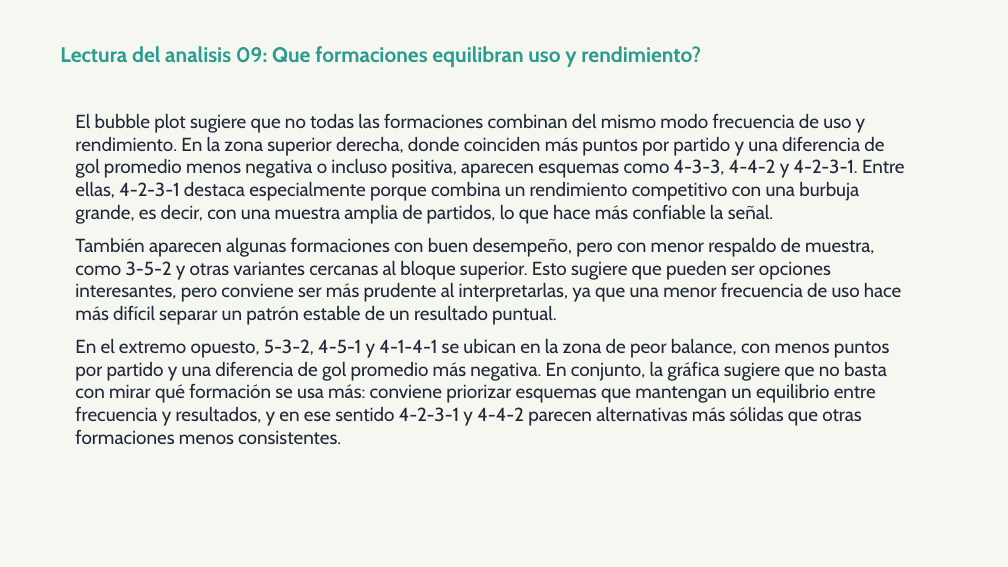
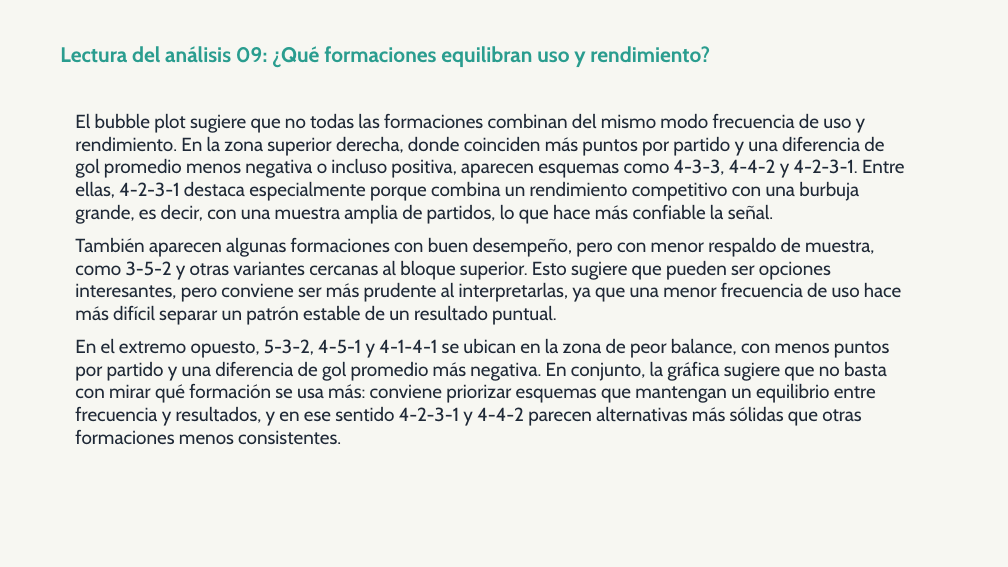
Before and after one commit to OssianV/Proyecto_analisis_soccer_europeo, a slide deck: slide 19 of OUTPUTS/presentacion_final.pptx. Drawn at 1008x567 pixels with LibreOffice and Linux fonts; fonts in the diff are those of the drawing. Boxes give left, top, right and bottom in pixels: in the first picture for what was removed or moved away, otherwise in the second. Text is boxed around its words. In the diff, an @@ line names an element or a change of style, - is before the commit and + after.

Commit message:
Minor changes y analisis correctos en la presentacion creada

```diff
--- a/OUTPUTS/presentacion_final.pptx
+++ b/OUTPUTS/presentacion_final.pptx
@@ text at (60, 46, 710, 68): text changed @@
-Lectura del analisis 09: Que formaciones equilibran uso y rendimiento?
+Lectura del análisis 09: ¿Qué formaciones equilibran uso y rendimiento?
```
Also in this commit, not shown: 19 other slides changed, 3 other files.
